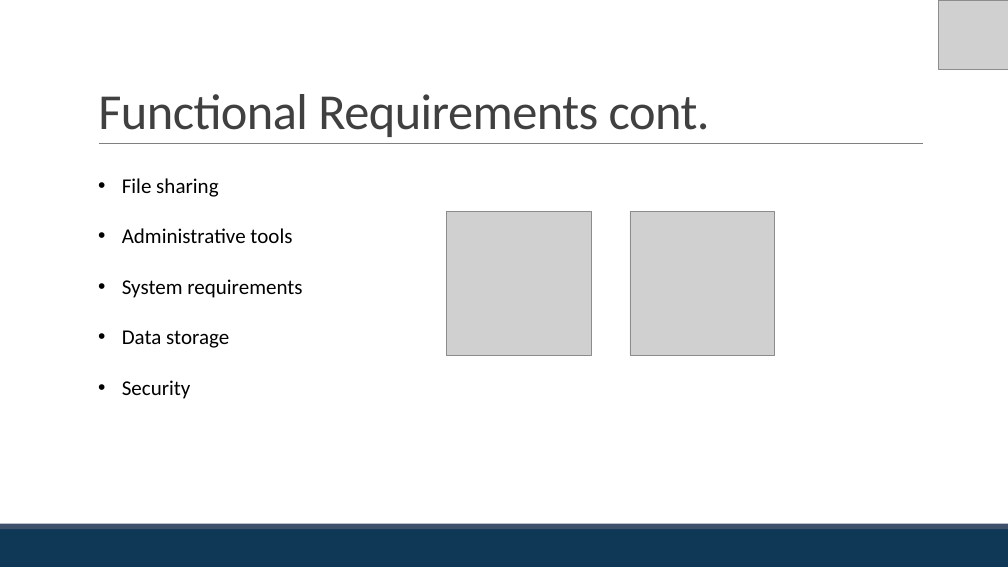
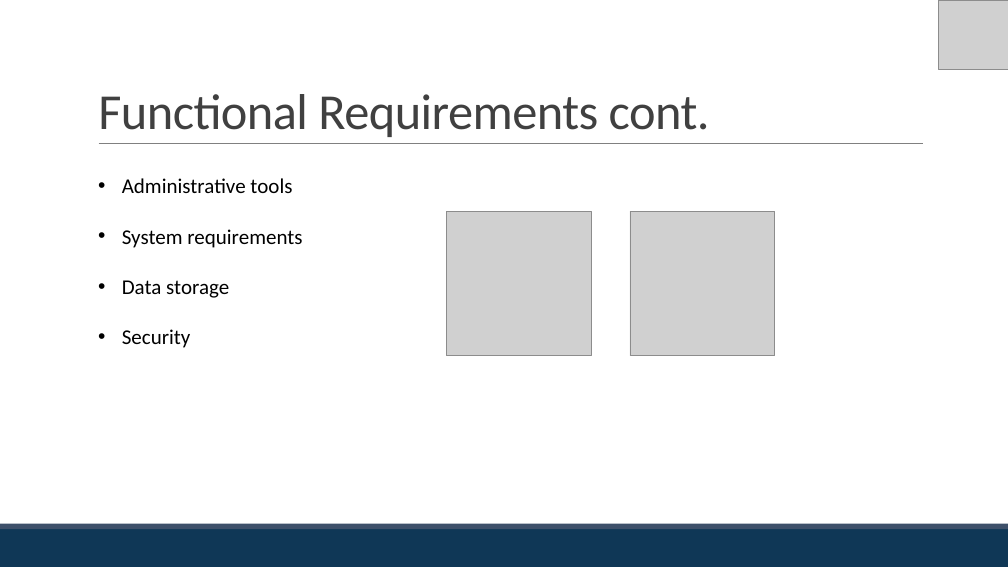
Before and after one commit to hudcho/Studious, a slide deck: slide 9 of ASGMNT3/JHET_Innovations-Assignment3-SRS-Presentation (1).pptx (slide 8 before the commit). Drawn at 1008x567 pixels with LibreOffice and Linux fonts; fonts in the diff are those of the drawing; grey boxes stand for pictures. Boxes give left, top, right and bottom in pixels: in the first picture for what was removed or moved away, otherwise in the second. Text is boxed around its words. In the diff, an @@ line names an element or a change of style, - is before the commit and + after.

```diff
--- a/ASGMNT3/JHET_Innovations-Assignment3-SRS-Presentation (1).pptx
+++ b/ASGMNT3/JHET_Innovations-Assignment3-SRS-Presentation (1).pptx
@@ text at bbox=[122, 178, 218, 197]: paragraph removed @@
-• File sharing
```
Also in this commit, not shown: 4 other slides changed, 1 slide added, 1 slide removed, 2 other files.
